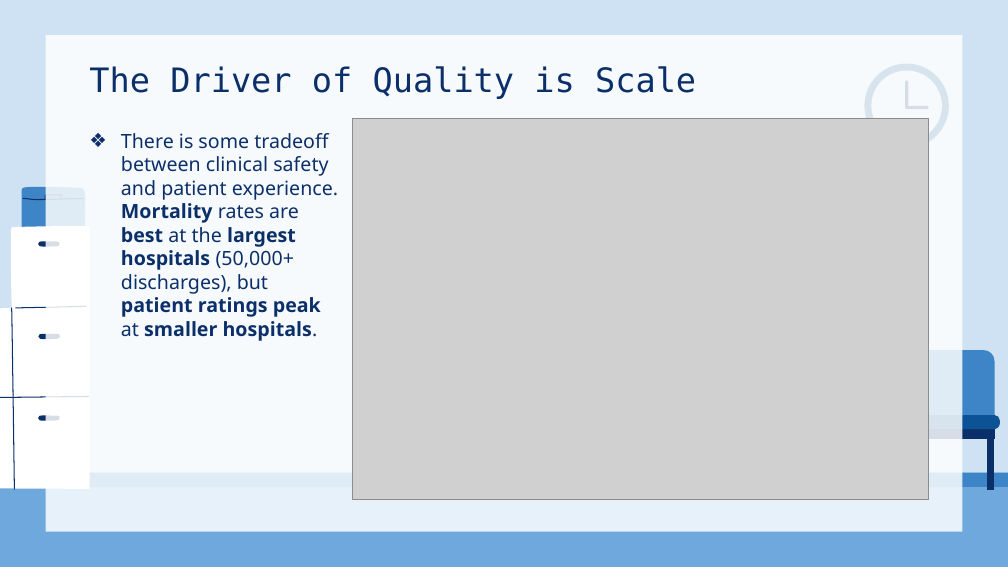
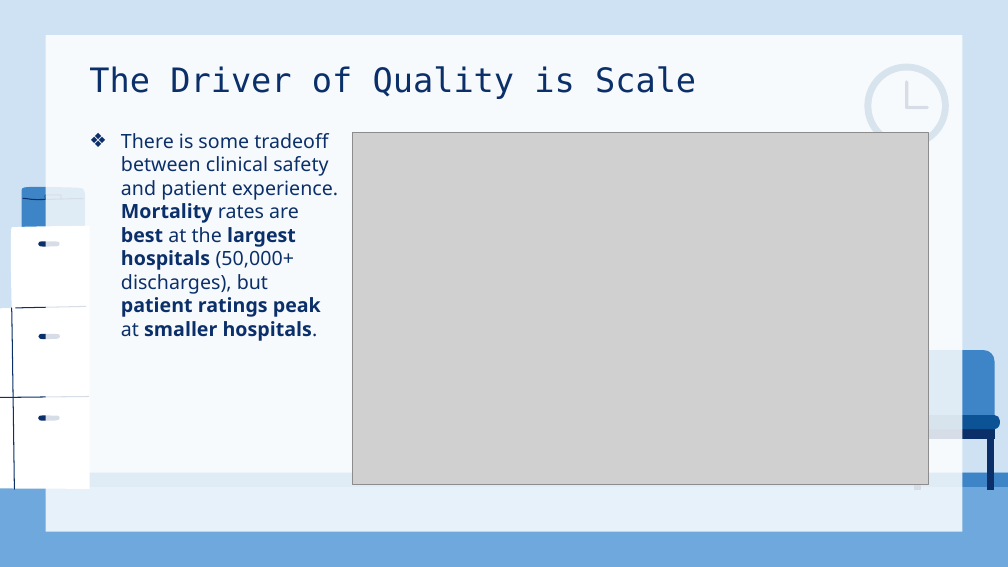
Before and after one commit to kjaques/hospital-financial-and-quality-performance, a slide deck: slide 13 of The Price of Premium Presentation.pptx. Drawn at 1008x567 pixels with LibreOffice and Linux fonts; fonts in the diff are those of the drawing; grey boxes stand for pictures. Boxes give left, top, right and bottom in pixels: in the first picture for what was removed or moved away, otherwise in the second. Text is boxed around its words. In the diff, an @@ line names an element or a change of style, - is before the commit and + after.

```diff
--- a/The Price of Premium Presentation.pptx
+++ b/The Price of Premium Presentation.pptx
@@ picture resized from (x1=352, y1=118, x2=928, y2=499) to (x1=352, y1=133, x2=928, y2=485) @@
@@ freeform shape added at (x1=914, y1=438, x2=921, y2=490), fill #0B2F69 @@
```
Also in this commit, not shown: 10 other files.
